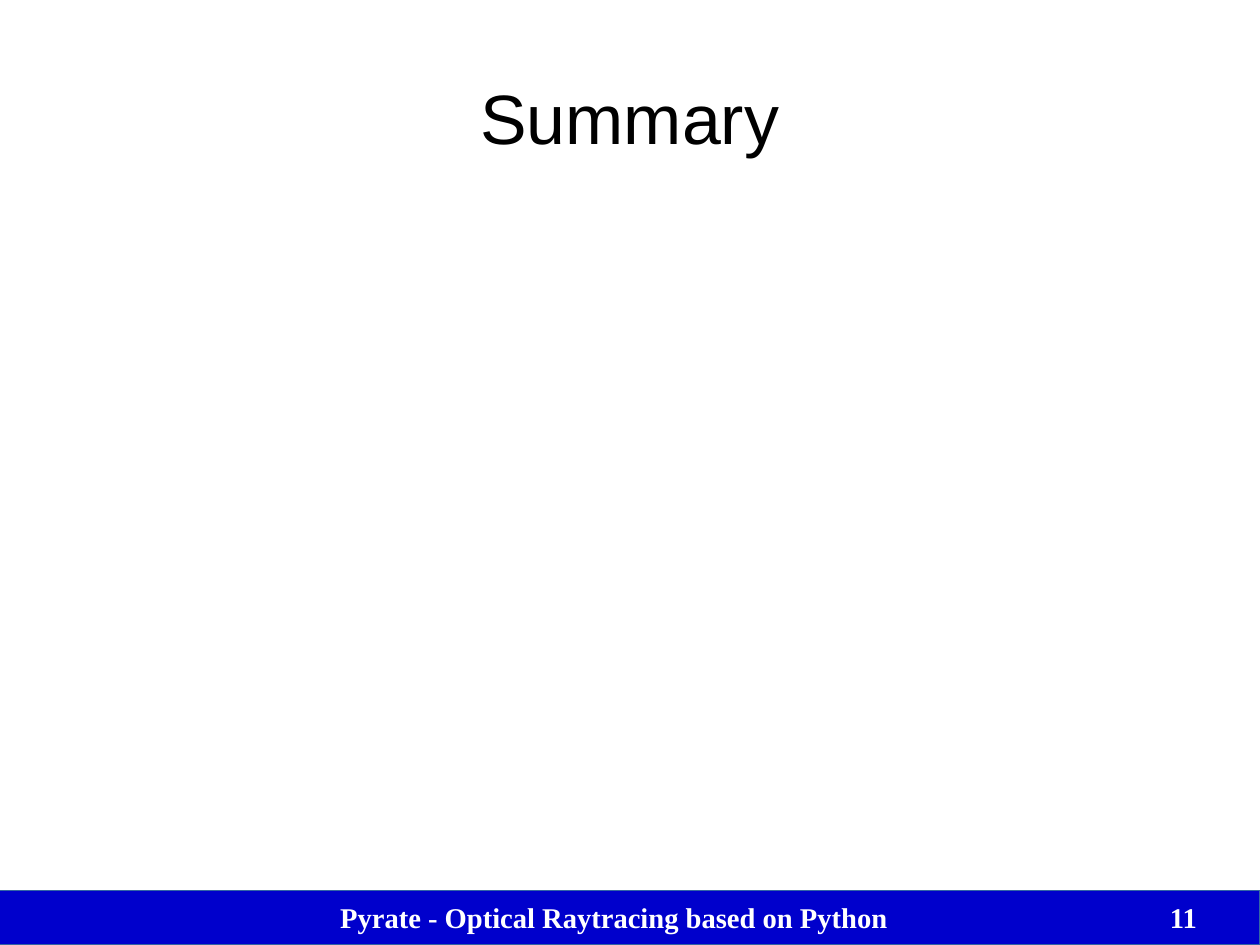
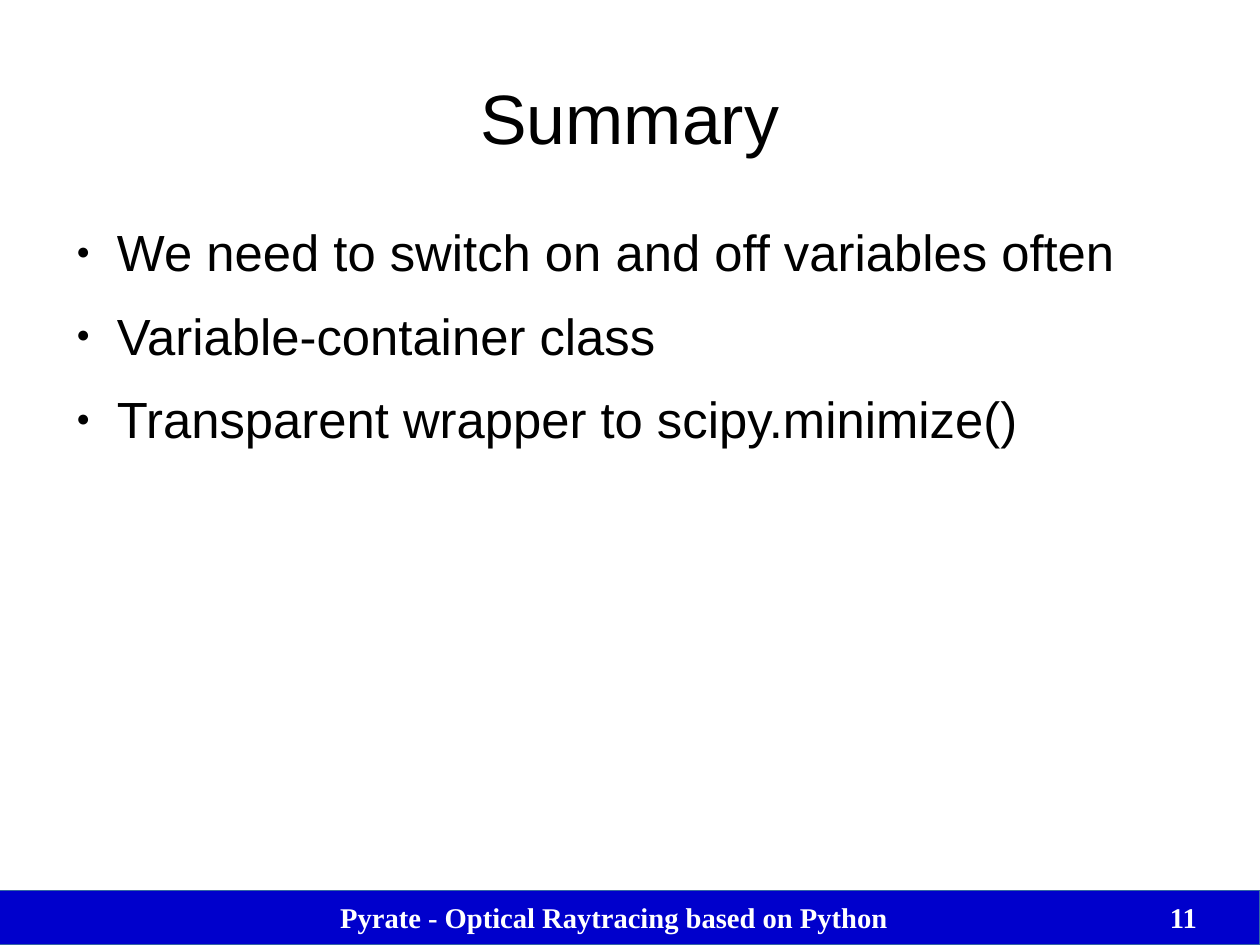
Before and after one commit to mess42/pyrate, a slide deck: slide 11 of talk_euroscipy_2017/talk.odp. Drawn at 1260x945 pixels with LibreOffice and Linux fonts; fonts in the diff are those of the drawing. Boxes give left, top, right and bottom in pixels: in the first picture for what was removed or moved away, otherwise in the second. Text is boxed around its words. In the diff, an @@ line names an element or a change of style, - is before the commit and + after.

Commit message:
talk summary

```diff
--- a/talk_euroscipy_2017/talk.odp
+++ b/talk_euroscipy_2017/talk.odp
@@ text added at box(117, 234, 1114, 449), 32 pt, text #000000 @@
+● We need to switch on and off variables often
+● Variable-container class
+● Transparent wrapper to scipy.minimize()
```
Also in this commit, not shown: 4 other slides changed.
